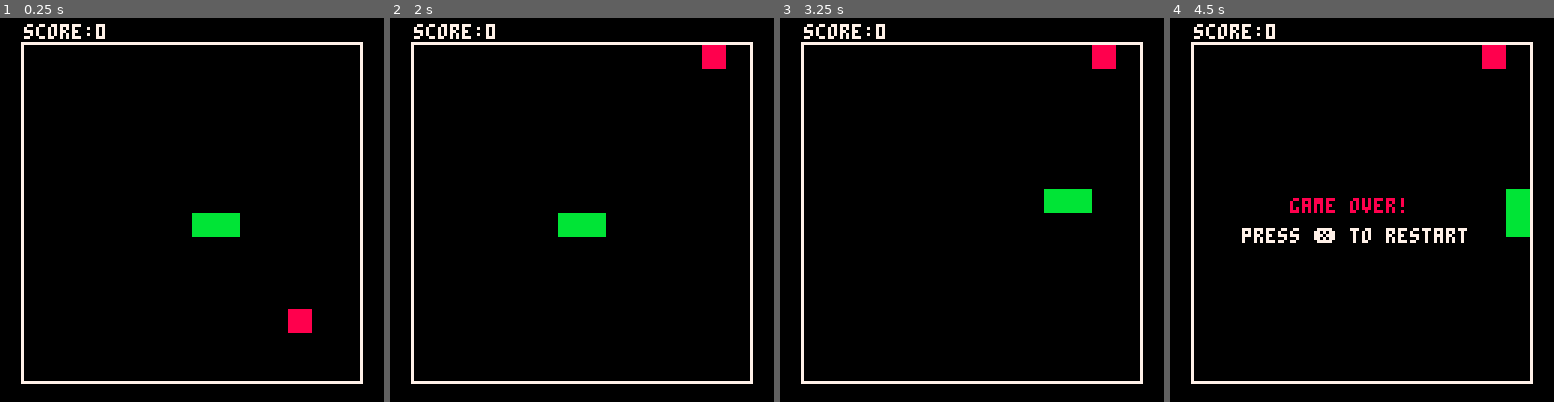
Above: before the commit, frames 1-4 (left to right).
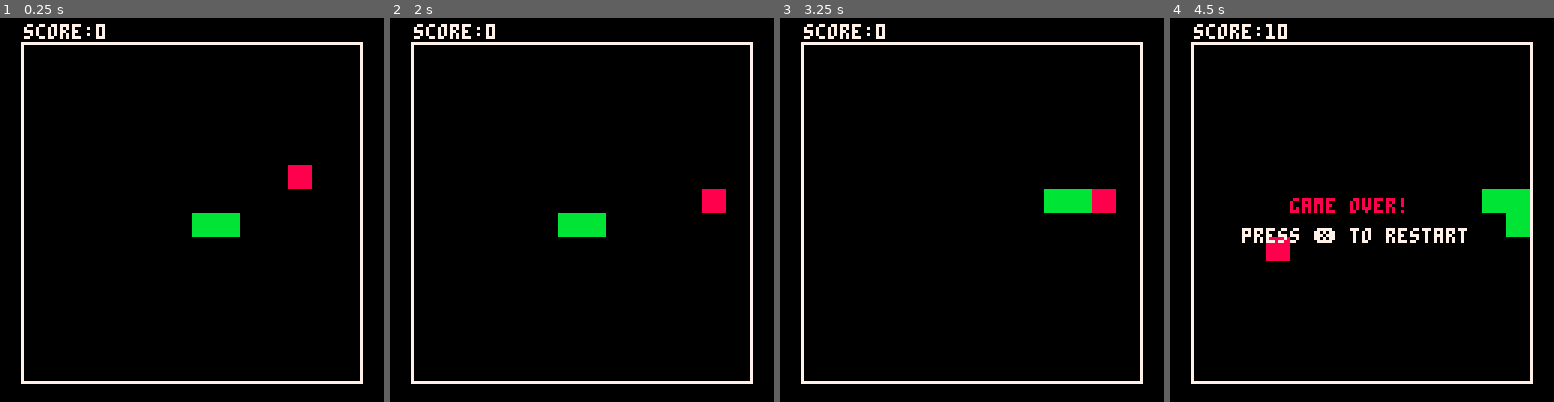
Above: after the commit, the same moments.

Repository: joelnet/pico8-snake
Game: PICO-8 cartridge snake.p8
Same seed, same stepped clock (60 frames per second), same inputs: the game is played once before the commit and once after it.
Inputs:
- Up to frame 1 (0.25 s): no input
- Up to frame 2 (2 s): tap X (X key) at 0.33, 1.07, 1.85 s; hold Right from 1.6 s (still down)
- Up to frame 3 (3.25 s): release Right at 2.1 s; hold Up 2.15-2.42 s; hold Right 2.47-3.03 s; tap X (X key) at 2.97 s; hold Left from 3.08 s (still down)
- Up to frame 4 (4.5 s): release Left at 3.58 s; hold Down 3.63-3.97 s; hold Right from 4.02 s (still down); tap X (X key) at 4.08 s

The runs differ from the first frame. In frame 1, 0.8% of the frame differs, in the area x 75-82%, y 38-83%; in frame 2, 0.8%; in frame 3, 0.8%; in frame 4, 1.3%, in the area x 25-88%, y 1-64%.

Commit message:
refactor

Diff:
--- a/snake.p8
+++ b/snake.p8
@@ -17,6 +17,7 @@
 local border_left = 8   -- centered horizontally (8px on each side)
 local border_top = 9    -- border starts at y=9 (1px gap after score)
 
+-- Initialize game state and sound effects
 function _init()
     -- initialize snake in middle of field
     snake = {{x=7,y=7},{x=6,y=7}}
@@ -30,6 +31,7 @@
     -- place initial food
     place_new_food()
 
+    -- Initialize sound effects for movement, food collection, and game over
     -- movement sound (sfx 0)
     memset(0x3200,0,68)  -- clear entire sound slot
     poke(0x3200,8)       -- frequency
@@ -57,6 +59,7 @@
     poke(0x329b,3)       -- note 3 effect
 end
 
+-- Handle user input and update game state
 function _update60()
     if not game_over then
         -- handle input
@@ -86,6 +89,7 @@
     end
 end
 
+-- Draw game state
 function _draw()
     cls()
 
@@ -128,15 +132,14 @@
     end
 end
 
+-- Place new food at a random position on the grid
 function place_new_food()
     while true do
-        -- random position within play field
         local new_food = {
             x = flr(rnd(grid_size)),
-            y = flr(rnd(grid_size))  -- removed -1 to match visual border
+            y = flr(rnd(grid_size))
         }
 
-        -- check if position is valid
         local valid = true
         for i,segment in pairs(snake) do
             if new_food.x == segment.x and
@@ -153,55 +156,55 @@
     end
 end
 
+-- Handle game over state
+function handle_game_over()
+    game_over = true
+    sfx(2)
+end
+
+-- Move the snake and update game state
 function move_snake()
-    -- get new head position
     local new_head = {
         x = snake[1].x + direction.x,
         y = snake[1].y + direction.y
     }
 
-    -- check wall collision with play field boundaries
+    -- Check for collision with boundaries
     if new_head.x < 0 or
        new_head.x >= grid_size or
        new_head.y < 0 or
-       new_head.y >= grid_size then  -- removed -1 to match visual border
-        game_over = true
-        sfx(2)  -- play game over sound
+       new_head.y >= grid_size then
+        handle_game_over()
         return
     end
 
-    -- check self collision
+    -- Check for collision with self
     for i,segment in pairs(snake) do
         if new_head.x == segment.x and
            new_head.y == segment.y then
-            game_over = true
-            sfx(2)  -- play game over sound
+            handle_game_over()
             return
         end
     end
 
-    -- create new snake array with new head
+    -- Create new snake array with new head
     local new_snake = {new_head}
     for i=1,#snake do
         add(new_snake, snake[i])
     end
 
-    -- check food collision
+    -- Check for food collision
     if new_head.x == food.x and
        new_head.y == food.y then
-        -- play food sound
         sfx(1)
-        -- increase score
         score += 10
-        -- place new food
         place_new_food()
     else
-        -- remove tail if no food eaten
+        -- Remove tail if no food eaten
         del(new_snake, new_snake[#new_snake])
     end
 
-    -- update snake
+    -- Update snake
     snake = new_snake
-    -- play movement sound
     sfx(0)
 end
